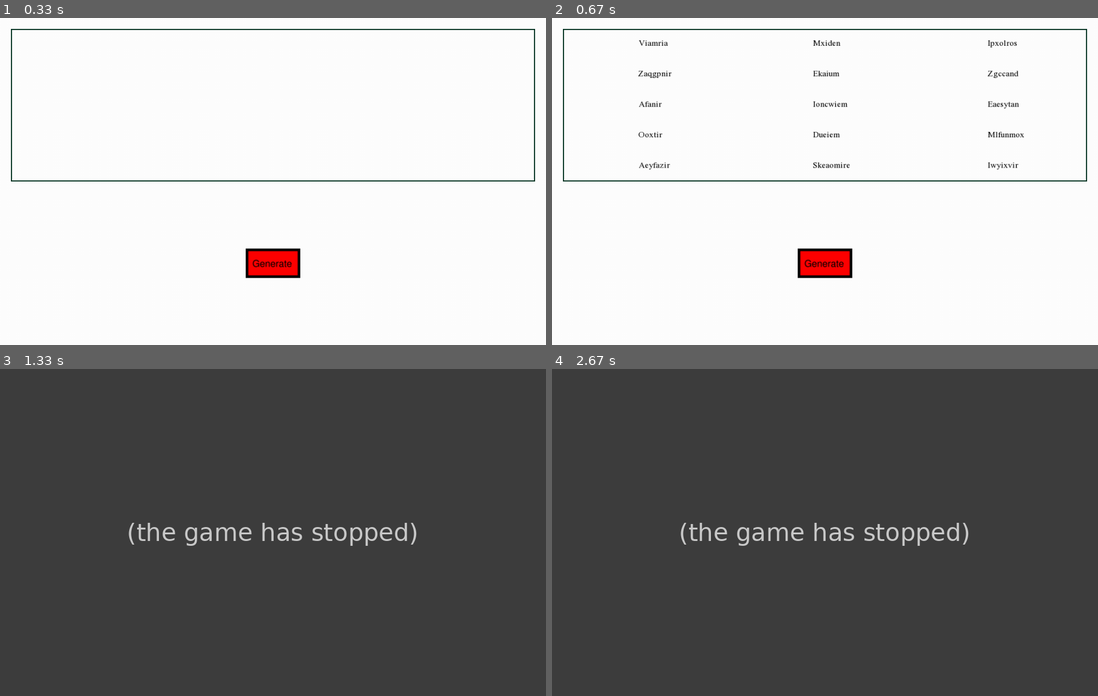
Above: before the commit, frames 1-4 (two rows, left to right).
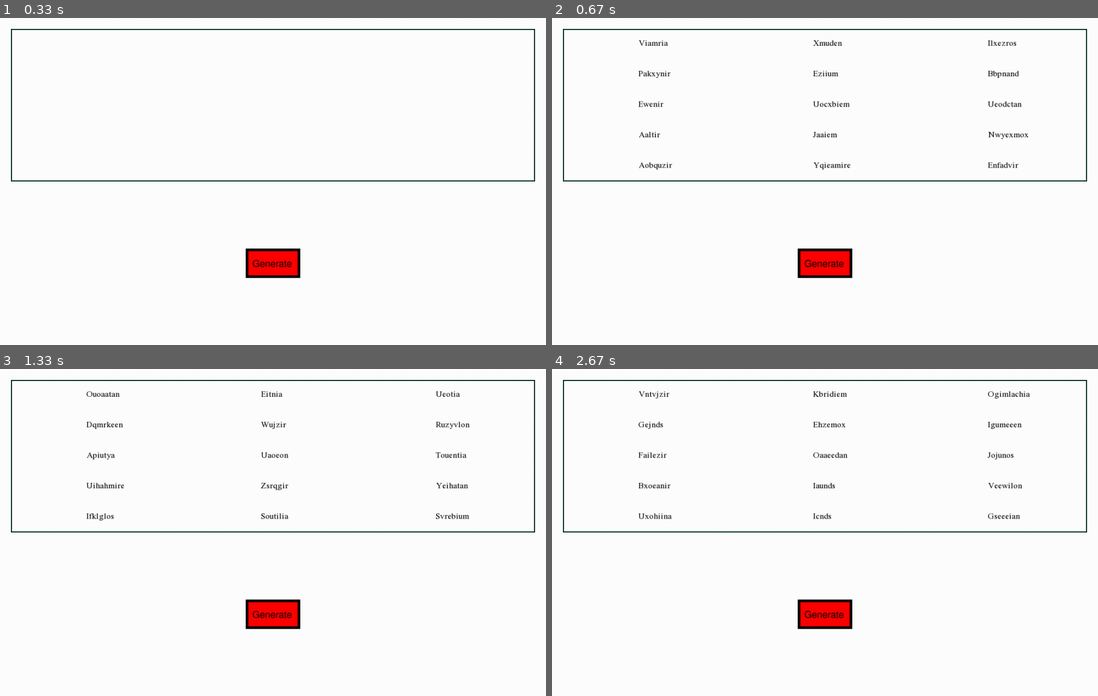
Above: after the commit, the same moments.

Repository: OsmiumCoder/Capital-and-City-Name-Generator
Game: pygame game, started from Fantasy Name Generator.pyw
The game is run twice, just before and just after one commit, with the same random seed, the same clock (stepped at 60 frames per second) and the same inputs.
Inputs (mouse positions are in pixels of both pictures, inside the frame that each line leads up to):
- Up to frame 1 (0.33 s): no input
- Up to frame 2 (0.67 s): click (825, 263) at 0.38 s
- Up to frame 3 (1.33 s): click (273, 614) at 0.72 s
- Up to frame 4 (2.67 s): click (797, 617) at 2.55 s

Frame 1 is identical in both runs. In frame 2, 0.8% of the frame differs, in the area x 15-88%, y 6-47%; in frame 3, 100%; in frame 4, 100%, in the area x 0-100%, y 0-100%.
Error before the commit: IndexError: list index out of range (generate_name.py line 63); the game stopped at 0.72 s (later frames are placeholders)

Commit message:
fixed letter sample lists

Diff:
--- a/functionals/generator/generate_name.py
+++ b/functionals/generator/generate_name.py
@@ -34,10 +34,10 @@
 
     prefix: str = ""
 
-    # get a samples of 4 consonants and 4 vowels
-    # any given name code will not be longer than 4 of one letter type
-    consonants_sample = [choice(consonants) for _ in range(4)]
-    vowels_sample = [choice(vowels) for _ in range(4)]
+    # get a samples of 5 consonants and 5 vowels
+    # any given name code will not be longer than 5 of one letter type
+    consonants_sample = [choice(consonants) for _ in range(5)]
+    vowels_sample = [choice(vowels) for _ in range(5)]
 
     # use to count how many consonants or vowels have been used
     consonants_index = 0
